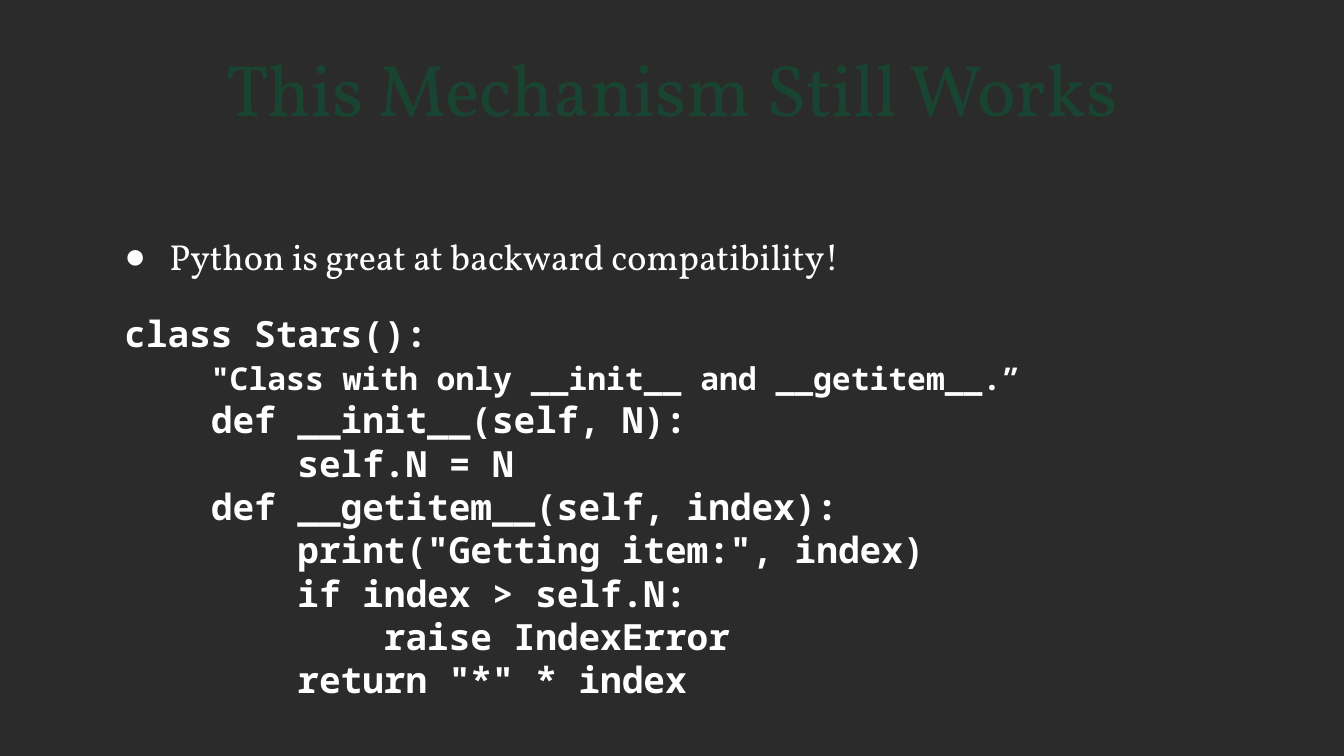
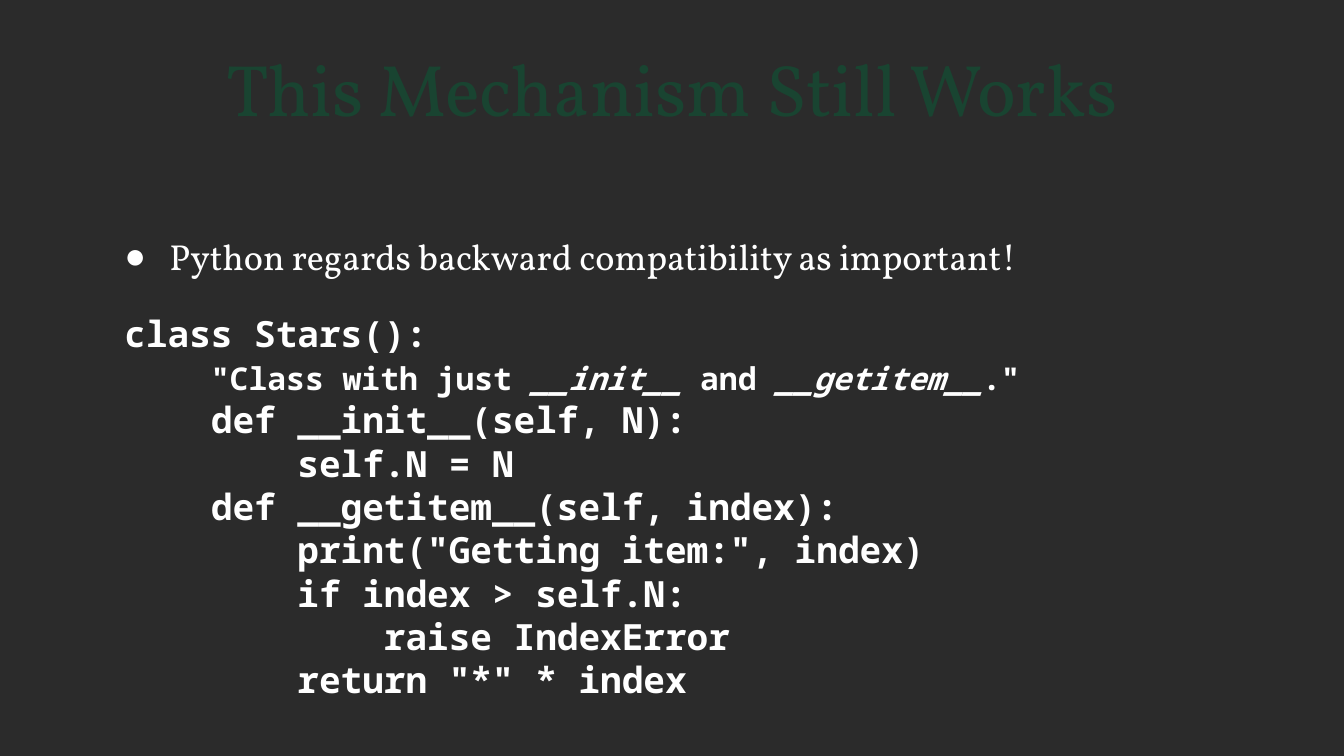
Before and after one commit to steveholden/iteration, a slide deck: slide 7 of iterables.pptx (slide 6 before the commit). Drawn at 1344x756 pixels with LibreOffice and Linux fonts; fonts in the diff are those of the drawing; background and template pictures are left out; a plain dark background stands for a picture behind light text. Boxes give left, top, right and bottom in pixels: in the first picture for what was removed or moved away, otherwise in the second. Text is boxed around its words. In the diff, an @@ line names an element or a change of style, - is before the commit and + after.

```diff
--- a/iterables.pptx
+++ b/iterables.pptx
@@ text at <box>124,244,1016,694</box>: text changed @@
-● Python is great at backward compatibility!
-class Stars():
-"Class with only __init__ and __getitem__.”
-def __init__(self, N):
-self.N = N
-def __getitem__(self, index):
-print("Getting item:", index)
-if index > self.N:
-raise IndexError
-return "*" * index
+● Python regards backward compatibility as important!
+class Stars():
+"Class with just __init__ and __getitem__."
+def __init__(self, N):
+self.N = N
+def __getitem__(self, index):
+print("Getting item:", index)
+if index > self.N:
+raise IndexError
+return "*" * index
```
Also in this commit, not shown: 16 other slides changed, 4 slides added, 1 slide removed, 9 other files.
